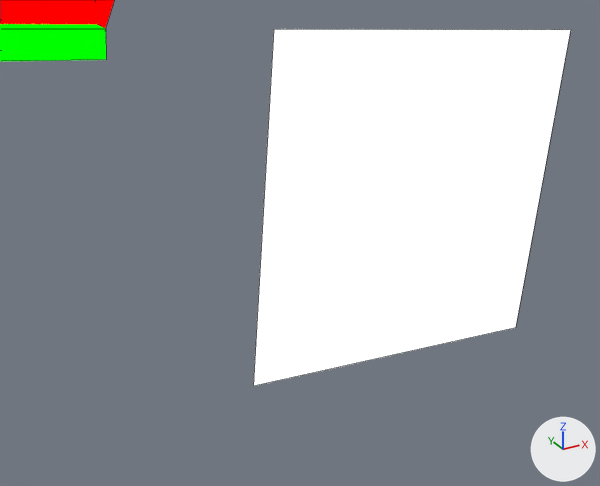
Renders of the Blender file assets-source/blender/motion/diplodocus-rest.blend from each side of a commit.
Both versions are drawn from a camera (50 mm lens) standing at (141.79, -33.3, 24.04) and looking at (144.03, -29.23, 22.0). Arrows for +X, +Y and +Z are at lower right; the lights stay in place. The first picture is the older version. Mesh edges are drawn as thin lines.

The first picture shows 'DinoTycoon_Motion_diplodocus_rest_eye', 'DinoTycoon_Motion_diplodocus_rest_head', 'DinoTycoon_Motion_diplodocus_rest_jaw'.
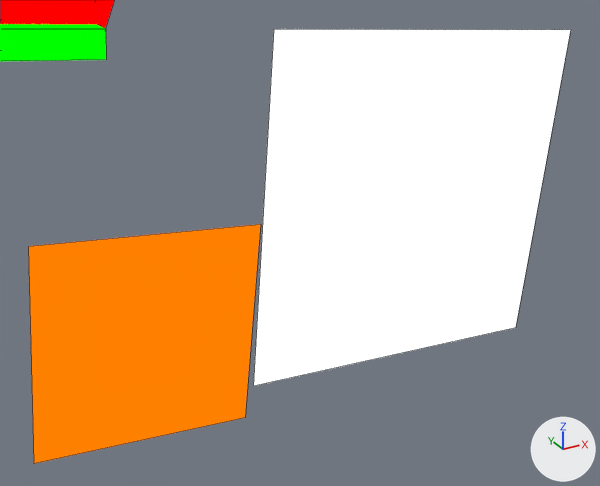
The newer file adds a shape key; the second version is drawn at full value of the shape key 'rest_02' of 'DinoTycoon_Motion_diplodocus_rest_eye_white', and the change is written as the vertex moves it makes.

Where the change shows, as pixel boxes [x1, y1, x2, y2] in the pictures (600 x 486 px):
'DinoTycoon_Motion_diplodocus_rest_eye_white', added (orange)
    after: [28, 224, 261, 464]

What changed in the scene script:
```text
Add mat_dinotycoon_role_y:
    mat_dinotycoon_role_y = emission_material('DinoTycoon_Role_Y')
    mat_dinotycoon_role_y.base_color = (1.0, 0.216, 0.0)  # orange #ff8000
Add me_dinotycoon_motion_diplodocus_rest_sample_eye_white:
    me_dinotycoon_motion_diplodocus_rest_sample_eye_white.from_pydata([(142.48, -29.0, 22.22), (143.88, -29.0, 22.08), (143.73, -29.0, 20.68), (142.34, -29.0, 20.83), (142.48, -29.0, 22.22), (143.88, -29.0, 22.08), (143.73, -29.0, 20.68), (142.34, -29.0, 20.83)], [], [(3, 2, 1, 0), (4, 5, 6, 7), (0, 1, 5, 4), (1, 2, 6, 5), (2, 3, 7, 6), (3, 0, 4, 7)])
    me_dinotycoon_motion_diplodocus_rest_sample_eye_white.materials.append(mat_dinotycoon_role_y)  # orange #ff8000
Add ob_dinotycoon_motion_diplodocus_rest_eye_white:
    ob_dinotycoon_motion_diplodocus_rest_eye_white = bpy.data.objects.new('DinoTycoon_Motion_diplodocus_rest_eye_white', me_dinotycoon_motion_diplodocus_rest_sample_eye_white)
    ob_dinotycoon_motion_diplodocus_rest_eye_white.location = (0.0, 0.0, 0.0)
```
